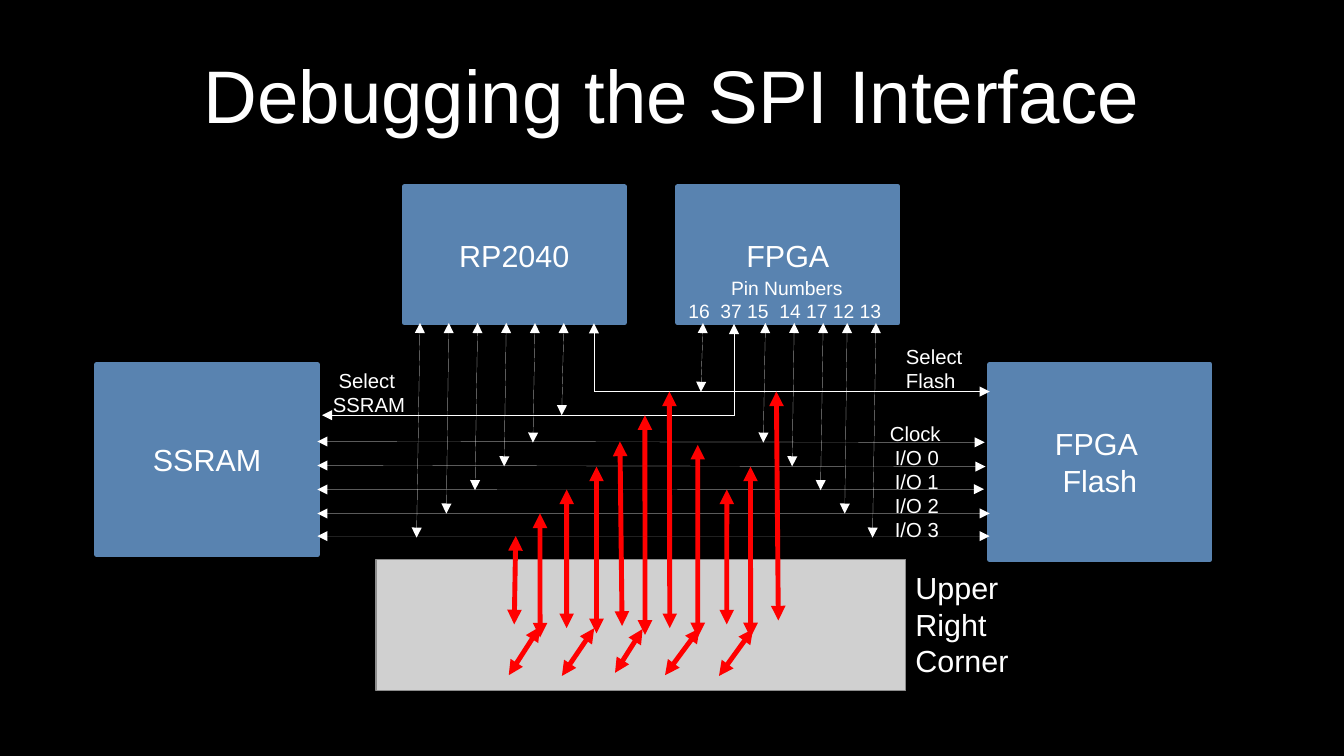
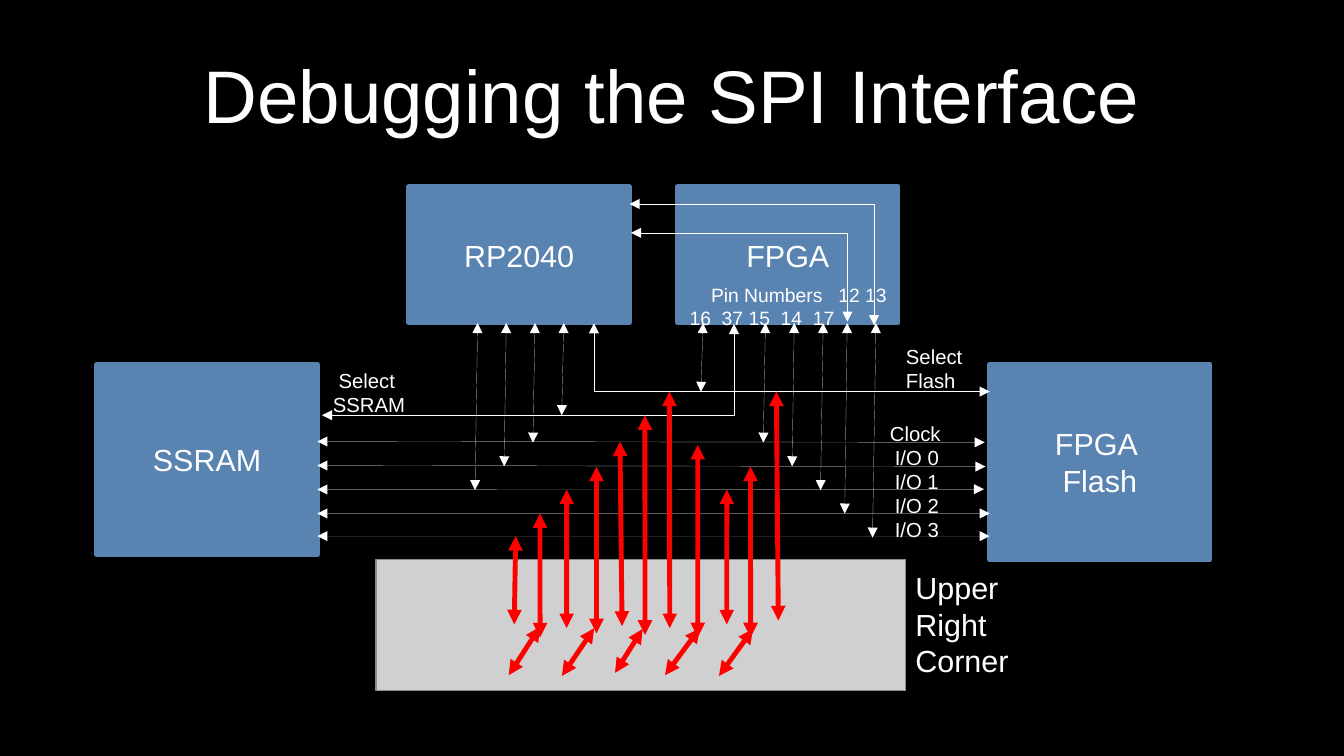
Before and after one commit to tinyvision-ai-inc/pico-ice, a slide deck: slide 1 of Docs/pinout/debug_spi_black.odp. Drawn at 1344x756 pixels with LibreOffice and Linux fonts; fonts in the diff are those of the drawing; grey boxes stand for pictures. Boxes give left, top, right and bottom in pixels: in the first picture for what was removed or moved away, otherwise in the second. Text is boxed around its words. In the diff, an @@ line names an element or a change of style, - is before the commit and + after.

```diff
--- a/Docs/pinout/debug_spi_black.odp
+++ b/Docs/pinout/debug_spi_black.odp
@@ rectangle "RP2040": place and size @@
-rectangle "RP2040" at <box>404,187,624,323</box>
+rectangle "RP2040" at <box>409,187,629,323</box>
@@ elbow double arrow added from (629, 204) to (874, 326), #FFFFFF 0 pt @@
@@ elbow double arrow added from (632, 233) to (848, 322), #FFFFFF 0 pt @@
@@ text at <box>690,287,886,330</box>: text changed @@
-Pin Numbers
-16 37 15 14 17 12 13
+Pin Numbers 12 13
+16 37 15 14 17
@@ double arrow removed from (421, 323) to (417, 538) @@
@@ double arrow removed from (449, 323) to (446, 513) @@
```
Also in this commit, not shown: 3 other files.
